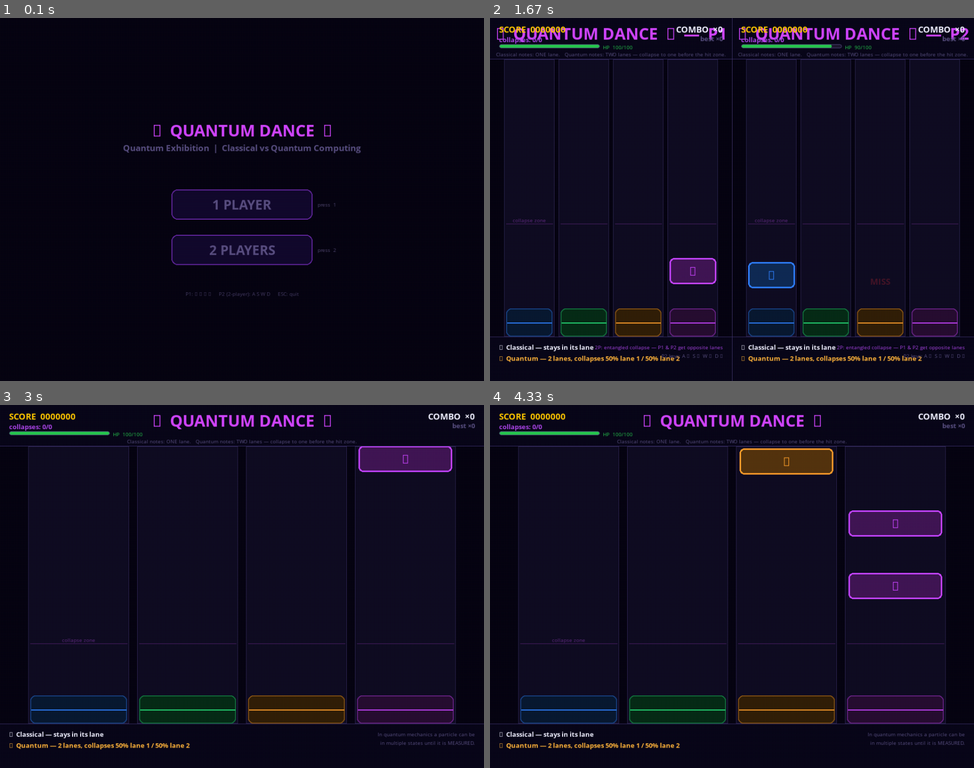
Above: before the commit, frames 1-4 (two rows, left to right).
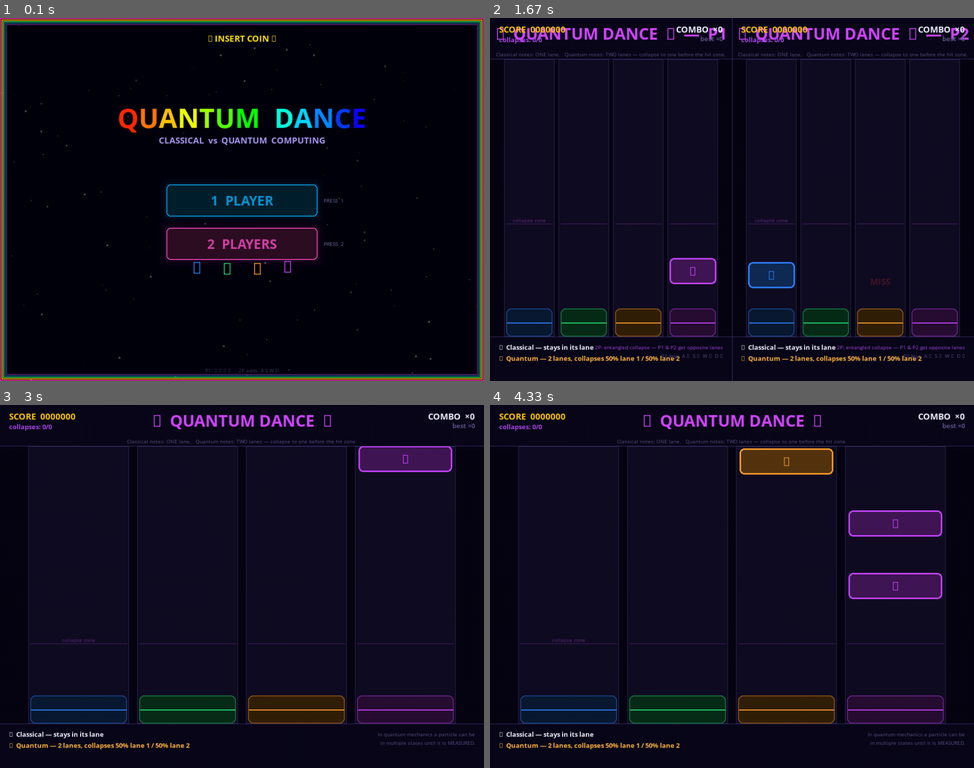
Above: after the commit, the same moments.

Repository: parzival1401/mobile_quantum-
Game: pygame game, started from dance_dance/quantum_dance.py
The game is run twice, just before and just after one commit, with the same random seed, the same clock (stepped at 60 frames per second) and the same inputs.
Inputs (mouse positions are in pixels of both pictures, inside the frame that each line leads up to):
- Up to frame 1 (0.1 s): no input
- Up to frame 2 (1.67 s): press the mouse at (732, 250) at 0.37 s; move the mouse to (664, 217) at 0.47 s; release the mouse at (601, 181) at 0.6 s; click "2" at 0.72 s; tap W at 1 s; tap Enter at 1.33 s
- Up to frame 3 (3 s): tap one key every 0.33 s from 1.67 s: S Esc 1 1
- Up to frame 4 (4.33 s): no input

The runs differ from the first frame. In frame 1, 14% of the frame differs, in the area x 0-100%, y 0-100%; in frame 2, 0.5%; in frame 3, 0.3%; in frame 4, 0.3%.

Commit message:
Remove fail state + kid-friendly results + arcade retro menu
- Removed HP bar, dead state, and FAILED overlay — players can never fail,
  misses only break combo so kids stay engaged
- Results screen now shows 1-5 stars with encouraging messages instead of
  letter grades; big score display with PERFECT/GOOD/MISS/COMBO stat tiles
- Main menu rebuilt as arcade retro: rainbow cycling title, bouncing arrow
  decorations, pulsing glow buttons, CRT scanlines, starfield, blinking
  INSERT COIN marquee — all drawn procedurally, no extra files needed

Co-Authored-By: Claude Sonnet 4.6 <noreply@anthropic.com>

Diff:
--- a/dance_dance/quantum_dance.py
+++ b/dance_dance/quantum_dance.py
@@ -555,20 +555,16 @@
         self.combo     = 0
         self.max_combo = 0
         self.key_flash = [0] * N_LANES
-        # Arcade stats
-        self.hp             = MAX_HP
-        self.dead           = False
         self.perfect_count  = 0
         self.good_count     = 0
         self.miss_count     = 0
         self.total_notes    = 0
         self.last_milestone = 0
-        self.milestone_timer = 0   # frames remaining to show banner
+        self.milestone_timer = 0
         self.milestone_text  = ""
-        self.flash_timer     = 0   # frames for screen-wide white flash
+        self.flash_timer     = 0
 
     def handle_key(self, key_idx: int):
-        if self.dead: return
         lane = key_idx
         self.key_flash[lane] = 14
         scx = _lcx(lane, self.ctx) if self.ctx else lcx(lane)
@@ -587,11 +583,9 @@
         if best is None or best_d > HIT_GOOD:
             self.combo = 0
             self.last_milestone = 0
-            self.hp = max(0, self.hp - HP_LOSS_MISS)
             self.miss_count += 1
             self.floats.append(FloatText("MISS", scx, TARGET_Y - 42, RED))
             _play(SFX_MISS)
-            if self.hp == 0: self.dead = True
             return
 
         quality = best.in_hit_zone()
@@ -600,19 +594,16 @@
             self.combo += 1
             if quality == "PERFECT":
                 self.score += 300 * max(1, self.combo // 5)
-                self.hp = min(MAX_HP, self.hp + HP_GAIN_PERFECT)
                 self.perfect_count += 1
                 self.floats.append(FloatText("PERFECT!", scx, TARGET_Y - 42, GOLD, F_MED))
                 for _ in range(20): self.particles.append(Particle(scx, TARGET_Y, LANE_C[lane]))
                 _play(SFX_PERFECT)
             else:
                 self.score += 100 * max(1, self.combo // 10)
-                self.hp = min(MAX_HP, self.hp + HP_GAIN_GOOD)
                 self.good_count += 1
                 self.floats.append(FloatText("GOOD", scx, TARGET_Y - 42, WHITE))
                 for _ in range(9): self.particles.append(Particle(scx, TARGET_Y, LANE_C[lane]))
                 _play(SFX_GOOD)
-            # Milestone check
             for m in COMBO_MILESTONES:
                 if self.combo >= m and self.last_milestone < m:
                     self.last_milestone  = m
@@ -623,11 +614,9 @@
         else:
             self.combo = 0
             self.last_milestone = 0
-            self.hp = max(0, self.hp - HP_LOSS_MISS)
             self.miss_count += 1
             self.floats.append(FloatText("EARLY", scx, TARGET_Y - 42, (255, 180, 0)))
             _play(SFX_MISS)
-            if self.hp == 0: self.dead = True
 
     def update(self, collapsed_outcomes: dict):
         for note in self.notes:
@@ -645,11 +634,9 @@
             if note.just_missed:
                 self.combo = 0
                 self.last_milestone = 0
-                self.hp = max(0, self.hp - HP_LOSS_QUANTUM)
                 self.miss_count += 1
                 miss_cx = (_lcx(note.lane, self.ctx) if self.ctx else lcx(note.lane))
                 self.floats.append(FloatText("MISS", miss_cx, TARGET_Y - 42, RED))
-                if self.hp == 0: self.dead = True
 
         self.notes[:]     = [n for n in self.notes     if n.alive]
         self.max_combo    = max(self.max_combo, self.combo)
@@ -840,22 +827,6 @@
     qc = F_SM.render(f"collapses: {q_collapsed}/{q_total}", True, (170, 70, 230))
     surf.blit(qc, (18, 34))
 
-    # Health bar
-    bar_x, bar_y, bar_w, bar_h = 18, 52, 200, 8
-    frac = ps.hp / MAX_HP
-    if frac > 0.6:
-        hcol = (40, 200, 80)
-    elif frac > 0.3:
-        hcol = (220, 180, 0)
-    else:
-        hcol = (220, 40, 40)
-    pygame.draw.rect(surf, (30, 25, 50), (bar_x, bar_y, bar_w, bar_h), border_radius=4)
-    if frac > 0:
-        pygame.draw.rect(surf, hcol, (bar_x, bar_y, int(bar_w * frac), bar_h), border_radius=4)
-    pygame.draw.rect(surf, (80, 70, 120), (bar_x, bar_y, bar_w, bar_h), 1, border_radius=4)
-    hp_lbl = F_XSM.render(f"HP  {ps.hp}/{MAX_HP}", True, hcol)
-    surf.blit(hp_lbl, (bar_x + bar_w + 6, bar_y - 1))
-
     sub = F_XSM.render(
         "Classical notes: ONE lane.   "
         "Quantum notes: TWO lanes — collapse to one before the hit zone.",
@@ -891,52 +862,129 @@
 
 
 # ─────────────────────────────────────────────────────────────────────────────
-# Menu
-# ─────────────────────────────────────────────────────────────────────────────
+# Arcade retro menu
+# ─────────────────────────────────────────────────────────────────────────────
+_menu_tick = 0   # animated frame counter
+
 def draw_menu():
-    screen.fill(BG)
-
-    # Title
-    title = F_TITLE.render("✦  QUANTUM DANCE  ✦", True, Q_PURPLE)
-    screen.blit(title, (SW // 2 - title.get_width() // 2, SH // 2 - 160))
-
-    sub = F_MENUSM.render("Quantum Exhibition  |  Classical vs Quantum Computing",
-                          True, DIM)
-    screen.blit(sub, (SW // 2 - sub.get_width() // 2, SH // 2 - 115))
-
-    # Buttons
-    btn_w, btn_h = 280, 60
-    gap          = 30
-    bx           = SW // 2 - btn_w // 2
-    by1          = SH // 2 - 20
-    by2          = by1 + btn_h + gap
-
+    global _menu_tick
+    _menu_tick += 1
+    t = _menu_tick
+
+    screen.fill((4, 2, 14))
+
+    # ── Starfield ────────────────────────────────────────────────────────────
+    rng = random.Random(7)
+    for _ in range(120):
+        sx = rng.randint(0, SW)
+        sy = rng.randint(0, SH)
+        twinkle = 0.5 + 0.5 * math.sin(t * 0.05 + rng.random() * math.tau)
+        br = int(80 * twinkle)
+        pygame.draw.circle(screen, (br, br, br + 20), (sx, sy), rng.randint(1, 2))
+
+    # ── Horizontal scan lines (retro CRT feel) ────────────────────────────────
+    scan = pygame.Surface((SW, SH), pygame.SRCALPHA)
+    for y in range(0, SH, 4):
+        pygame.draw.line(scan, (0, 0, 0, 35), (0, y), (SW, y))
+    screen.blit(scan, (0, 0))
+
+    # ── Marquee border ────────────────────────────────────────────────────────
+    cols = [(255,60,180),(255,160,0),(80,255,80),(0,200,255),(200,80,255)]
+    for i, col in enumerate(cols):
+        alpha = int(180 + 75 * math.sin(t * 0.07 + i * 1.2))
+        c = tuple(min(255, int(v * alpha / 255)) for v in col)
+        pygame.draw.rect(screen, c, (i*3, i*3, SW - i*6, SH - i*6), 2)
+
+    # ── Blinking "INSERT COIN" at top ─────────────────────────────────────────
+    if (t // 22) % 2 == 0:
+        coin = F_MENUSM.render("► INSERT COIN ◄", True, (255, 230, 0))
+        screen.blit(coin, (SW // 2 - coin.get_width() // 2, 28))
+
+    # ── Rainbow cycling title ─────────────────────────────────────────────────
+    title_str = "QUANTUM  DANCE"
+    char_surfs = []
+    total_w = 0
+    F_BIG = _f(56)
+    for i, ch in enumerate(title_str):
+        hue = (t * 2 + i * 18) % 360
+        # HSV → RGB
+        h = hue / 60.0
+        x = int(255 * (1 - abs(h % 2 - 1)))
+        if   h < 1: r,g,b = 255,  x,  0
+        elif h < 2: r,g,b =   x,255,  0
+        elif h < 3: r,g,b =   0,255,  x
+        elif h < 4: r,g,b =   0,  x,255
+        elif h < 5: r,g,b =   x,  0,255
+        else:       r,g,b = 255,  0,  x
+        cs = F_BIG.render(ch, True, (r, g, b))
+        char_surfs.append(cs)
+        total_w += cs.get_width()
+
+    tx = SW // 2 - total_w // 2
+    ty = SH // 2 - 200 + int(6 * math.sin(t * 0.06))
+    for cs in char_surfs:
+        screen.blit(cs, (tx, ty))
+        tx += cs.get_width()
+
+    # ── Subtitle ─────────────────────────────────────────────────────────────
+    sub_col = (int(160 + 60 * math.sin(t * 0.04)),
+               int(100 + 60 * math.sin(t * 0.04 + 1)),
+               int(200 + 55 * math.sin(t * 0.04 + 2)))
+    sub = F_MENUSM.render("CLASSICAL  vs  QUANTUM  COMPUTING", True, sub_col)
+    screen.blit(sub, (SW // 2 - sub.get_width() // 2, SH // 2 - 130))
+
+    # ── Buttons ───────────────────────────────────────────────────────────────
+    btn_w, btn_h = 300, 64
+    gap  = 22
+    bx   = SW // 2 - btn_w // 2
+    by1  = SH // 2 - 30
+    by2  = by1 + btn_h + gap
     mx, my = pygame.mouse.get_pos()
 
-    for by, label, key_hint in [
-        (by1, "1 PLAYER",  "press  1"),
-        (by2, "2 PLAYERS", "press  2"),
+    for by, label, key_hint, base_col in [
+        (by1, "1  PLAYER",  "PRESS  1", (0, 180, 255)),
+        (by2, "2  PLAYERS", "PRESS  2", (255, 80, 200)),
     ]:
-        rect = pygame.Rect(bx, by, btn_w, btn_h)
+        rect  = pygame.Rect(bx, by, btn_w, btn_h)
         hover = rect.collidepoint(mx, my)
-        fill  = (40, 20, 80) if hover else (20, 10, 45)
-        border= Q_PURPLE     if hover else (100, 40, 160)
-        pygame.draw.rect(screen, fill,   rect, border_radius=12)
-        pygame.draw.rect(screen, border, rect, 2, border_radius=12)
-        lbl = F_MENU.render(label, True, WHITE if hover else DIM)
+        pulse = 0.7 + 0.3 * math.sin(t * 0.10)
+        r, g, b = base_col
+        bcol  = (int(r * pulse), int(g * pulse), int(b * pulse))
+
+        # Glow
+        for gw in (18, 10, 4):
+            gs = pygame.Surface((btn_w + gw*2, btn_h + gw*2), pygame.SRCALPHA)
+            alpha = int(40 * (1 - gw / 20)) if hover else int(18 * (1 - gw / 20))
+            pygame.draw.rect(gs, (*bcol, alpha),
+                             (0, 0, btn_w + gw*2, btn_h + gw*2), border_radius=10)
+            screen.blit(gs, (bx - gw, by - gw))
+
+        fill = (int(r*0.18), int(g*0.18), int(b*0.18))
+        pygame.draw.rect(screen, fill,   rect, border_radius=8)
+        pygame.draw.rect(screen, bcol,   rect, 2, border_radius=8)
+
+        lbl = F_MENU.render(label, True, WHITE if hover else bcol)
         screen.blit(lbl, (rect.centerx - lbl.get_width() // 2,
                           rect.centery - lbl.get_height() // 2))
-        hint = F_XSM.render(key_hint, True, (80, 70, 110))
-        screen.blit(hint, (rect.right + 10, rect.centery - hint.get_height() // 2))
-
-    # Controls reminder
-    ctrl = F_XSM.render("P1: ← ↓ ↑ →     P2 (2-player): A S W D     ESC: quit",
+        hint = F_XSM.render(key_hint, True, (120, 110, 160))
+        screen.blit(hint, (rect.right + 12, rect.centery - hint.get_height() // 2))
+
+    # ── Arrow decoration ──────────────────────────────────────────────────────
+    arrow_y = SH // 2 + 110
+    for i, (arrow, col) in enumerate(zip(
+        ["←", "↓", "↑", "→"], LANE_C
+    )):
+        bounce = int(5 * math.sin(t * 0.12 + i * 0.8))
+        as_ = F_TITLE.render(arrow, True, col)
+        ax  = SW // 2 - 90 + i * 60
+        screen.blit(as_, (ax - as_.get_width() // 2, arrow_y + bounce))
+
+    # ── Bottom hint ───────────────────────────────────────────────────────────
+    ctrl = F_XSM.render("P1: ← ↓ ↑ →     2P adds: A S W D",
                          True, (70, 60, 100))
-    screen.blit(ctrl, (SW // 2 - ctrl.get_width() // 2, SH // 2 + 180))
+    screen.blit(ctrl, (SW // 2 - ctrl.get_width() // 2, SH - 28))
 
     pygame.display.flip()
-
-    # Return (1, by1_rect) or (2, by2_rect) for click detection
     return (pygame.Rect(bx, by1, btn_w, btn_h),
             pygame.Rect(bx, by2, btn_w, btn_h))
 
@@ -1010,62 +1058,114 @@
 
 
 # ─────────────────────────────────────────────────────────────────────────────
-# Grade + results helpers
-# ─────────────────────────────────────────────────────────────────────────────
-def _grade(accuracy: float) -> str:
-    if accuracy >= 0.95: return "S"
-    if accuracy >= 0.80: return "A"
-    if accuracy >= 0.60: return "B"
-    if accuracy >= 0.40: return "C"
-    return "F"
-
+# Results helpers — kid-friendly star rating
+# ─────────────────────────────────────────────────────────────────────────────
+def _stars(accuracy: float) -> int:
+    if accuracy >= 0.90: return 5
+    if accuracy >= 0.70: return 4
+    if accuracy >= 0.50: return 3
+    if accuracy >= 0.30: return 2
+    return 1
+
+def _star_message(n: int) -> tuple:
+    return [
+        ("Keep trying!",   (200, 180, 100)),
+        ("Nice try!",      (200, 180, 100)),
+        ("Good job!",      (100, 220, 255)),
+        ("Great!",         (100, 255, 150)),
+        ("AMAZING!",       GOLD),
+        ("PERFECT!!",      GOLD),
+    ][n]
+
+def _draw_star(surf, cx, cy, r, filled, col):
+    pts = []
+    for i in range(10):
+        angle = math.pi / 2 + i * math.tau / 10
+        radius = r if i % 2 == 0 else r * 0.42
+        pts.append((cx + math.cos(angle) * radius,
+                    cy - math.sin(angle) * radius))
+    if filled:
+        pygame.draw.polygon(surf, col, pts)
+        pygame.draw.polygon(surf, (255, 255, 200), pts, 1)
+    else:
+        pygame.draw.polygon(surf, (60, 50, 90), pts)
+        pygame.draw.polygon(surf, (80, 70, 110), pts, 1)
 
 def _draw_results_panel(surf, ps: PlayerState, cx: int, cy: int, title: str):
-    total  = max(1, ps.total_notes)
-    hits   = ps.perfect_count + ps.good_count
-    acc    = hits / total
-    grade  = _grade(acc)
-    gcol   = {"S": (255,215,0), "A": (100,255,120), "B": (80,180,255),
-               "C": (255,180,60), "F": (255,60,60)}[grade]
-
-    rows = [
-        (f"SCORE",    f"{ps.score:07d}",          GOLD),
-        (f"GRADE",    grade,                       gcol),
-        (f"ACCURACY", f"{acc * 100:.1f}%",         WHITE),
-        (f"MAX COMBO",f"×{ps.max_combo}",          WHITE),
-        (f"PERFECT",  f"{ps.perfect_count}",       (100, 255, 120)),
-        (f"GOOD",     f"{ps.good_count}",          (80, 200, 255)),
-        (f"MISS",     f"{ps.miss_count}",          RED),
-    ]
-    lbl = F_MED.render(title, True, Q_PURPLE)
-    surf.blit(lbl, (cx - lbl.get_width() // 2, cy - 130))
-    for i, (key, val, col) in enumerate(rows):
-        ky = cy - 90 + i * 30
-        k_surf = F_SM.render(key, True, DIM)
-        v_surf = F_SM.render(val, True, col)
-        surf.blit(k_surf, (cx - 110, ky))
-        surf.blit(v_surf, (cx + 110 - v_surf.get_width(), ky))
+    total = max(1, ps.total_notes)
+    hits  = ps.perfect_count + ps.good_count
+    acc   = hits / total
+    n_st  = _stars(acc)
+    msg, mcol = _star_message(n_st)
+
+    if title:
+        lbl = F_MED.render(title, True, Q_PURPLE)
+        surf.blit(lbl, (cx - lbl.get_width() // 2, cy - 190))
+
+    # Stars
+    star_r = 28
+    star_gap = 70
+    star_y = cy - 130
+    for i in range(5):
+        sx = cx + (i - 2) * star_gap
+        filled = i < n_st
+        col = GOLD if filled else (50, 40, 70)
+        _draw_star(surf, sx, star_y, star_r, filled, col)
+
+    # Message
+    msg_surf = F_TITLE.render(msg, True, mcol)
+    surf.blit(msg_surf, (cx - msg_surf.get_width() // 2, cy - 78))
+
+    # Score (big)
+    sc_surf = F_TITLE.render(f"{ps.score:,}", True, GOLD)
+    surf.blit(sc_surf, (cx - sc_surf.get_width() // 2, cy - 30))
+    sc_lbl = F_SM.render("SCORE", True, DIM)
+    surf.blit(sc_lbl, (cx - sc_lbl.get_width() // 2, cy + 14))
+
+    # Stats row
+    for i, (icon, val, col) in enumerate([
+        ("★ PERFECT", str(ps.perfect_count), (100, 255, 150)),
+        ("◆ GOOD",    str(ps.good_count),    (80, 200, 255)),
+        ("✕ MISS",    str(ps.miss_count),    (180, 80, 80)),
+        ("⚡ COMBO",  f"×{ps.max_combo}",    GOLD),
+    ]):
+        bx = cx - 140 + i * 72
+        by = cy + 46
+        pygame.draw.rect(surf, (20, 15, 40), (bx, by, 64, 42), border_radius=6)
+        pygame.draw.rect(surf, (50, 40, 80), (bx, by, 64, 42), 1, border_radius=6)
+        v = F_MED.render(val, True, col)
+        k = F_XSM.render(icon, True, DIM)
+        surf.blit(v, (bx + 32 - v.get_width() // 2, by + 4))
+        surf.blit(k, (bx + 32 - k.get_width() // 2, by + 26))
 
 
 def draw_results():
     screen.fill(BG)
-    title = F_TITLE.render("✦  RESULTS  ✦", True, Q_PURPLE)
-    screen.blit(title, (SW // 2 - title.get_width() // 2, 30))
+
+    # Subtle star field behind results
+    rng = random.Random(99)
+    for _ in range(60):
+        sx = rng.randint(0, SW)
+        sy = rng.randint(0, SH)
+        pygame.draw.circle(screen, (40, 35, 65), (sx, sy), rng.randint(1, 2))
+
+    title = F_TITLE.render("✦  GREAT GAME!  ✦", True, Q_PURPLE)
+    screen.blit(title, (SW // 2 - title.get_width() // 2, 22))
 
     if last_song:
         song_lbl = F_MED.render(
             f"{last_song['title']}  —  {last_song['artist']}", True, DIM)
-        screen.blit(song_lbl, (SW // 2 - song_lbl.get_width() // 2, 72))
+        screen.blit(song_lbl, (SW // 2 - song_lbl.get_width() // 2, 62))
 
     if n_players == 2 and p2:
-        _draw_results_panel(screen, p1, SW // 4,     SH // 2, "PLAYER 1")
-        _draw_results_panel(screen, p2, SW * 3 // 4, SH // 2, "PLAYER 2")
-        pygame.draw.line(screen, (60, 50, 100), (SW // 2, 100), (SW // 2, SH - 60), 1)
+        _draw_results_panel(screen, p1, SW // 4,     SH // 2 + 20, "PLAYER 1")
+        _draw_results_panel(screen, p2, SW * 3 // 4, SH // 2 + 20, "PLAYER 2")
+        pygame.draw.line(screen, (50, 40, 80), (SW // 2, 95), (SW // 2, SH - 55), 1)
     else:
-        _draw_results_panel(screen, p1, SW // 2, SH // 2, "")
-
-    hint = F_SM.render("R  retry     ESC  menu", True, (80, 70, 120))
-    screen.blit(hint, (SW // 2 - hint.get_width() // 2, SH - 48))
+        _draw_results_panel(screen, p1, SW // 2, SH // 2 + 20, "")
+
+    hint = F_SM.render("R  play again     ESC  menu", True, (80, 70, 120))
+    screen.blit(hint, (SW // 2 - hint.get_width() // 2, SH - 40))
     pygame.display.flip()
 
 
@@ -1232,13 +1332,6 @@
         fsurf.fill((255, 255, 255, int(60 * ps.flash_timer / 8)))
         surf.blit(fsurf, (0, 0))
 
-    # Dead overlay
-    if ps.dead:
-        dsurf = pygame.Surface((sw, SH), pygame.SRCALPHA)
-        dsurf.fill((80, 0, 0, 120))
-        surf.blit(dsurf, (0, 0))
-        dtxt = F_TITLE.render("FAILED", True, (255, 60, 60))
-        surf.blit(dtxt, (sw // 2 - dtxt.get_width() // 2, SH // 2 - 20))
 
 
 # ─────────────────────────────────────────────────────────────────────────────
@@ -1254,8 +1347,6 @@
 def main():
     global game_state, q_collapsed, _seen_collapsed_nids
     global n_players, song_cursor, last_song
-    _results_timer = 0   # frames to wait after death before showing results
-
     btn1_rect = btn2_rect = None
     song_rects: list = []
 
@@ -1380,16 +1471,8 @@
 
         # ── Transition to RESULTS ─────────────────────────────────────────────
         song_done = SONG_FILE and not pygame.mixer.music.get_busy()
-        any_dead  = p1.dead or (p2 is not None and p2.dead)
-        if any_dead:
-            _results_timer += 1
-            if _results_timer >= 90:   # ~1.5s delay so "FAILED" is visible
-                _results_timer = 0
-                game_state = GameState.RESULTS
-                try: pygame.mixer.music.stop()
-                except Exception: pass
-        elif song_done and not p1.notes and (p2 is None or not p2.notes):
-            try: pygame.mixer.music.set_volume(1.0)  # reset for next song
+        if song_done and not p1.notes and (p2 is None or not p2.notes):
+            try: pygame.mixer.music.set_volume(1.0)
             except Exception: pass
             game_state = GameState.RESULTS
 
